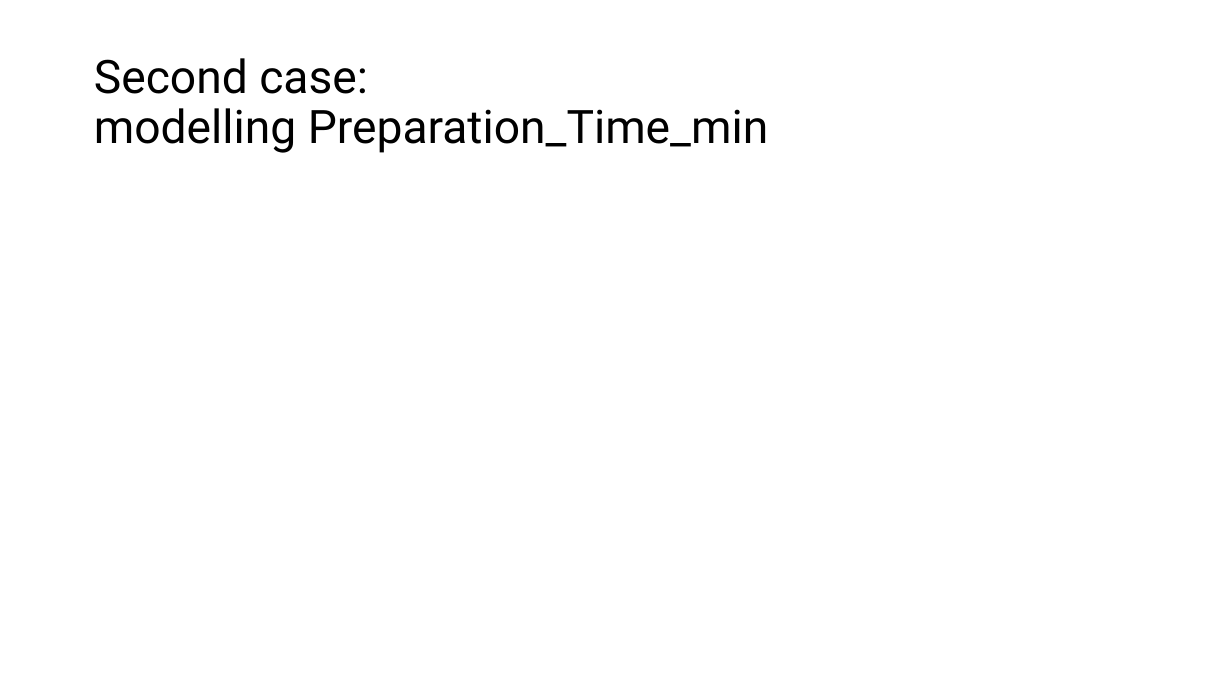
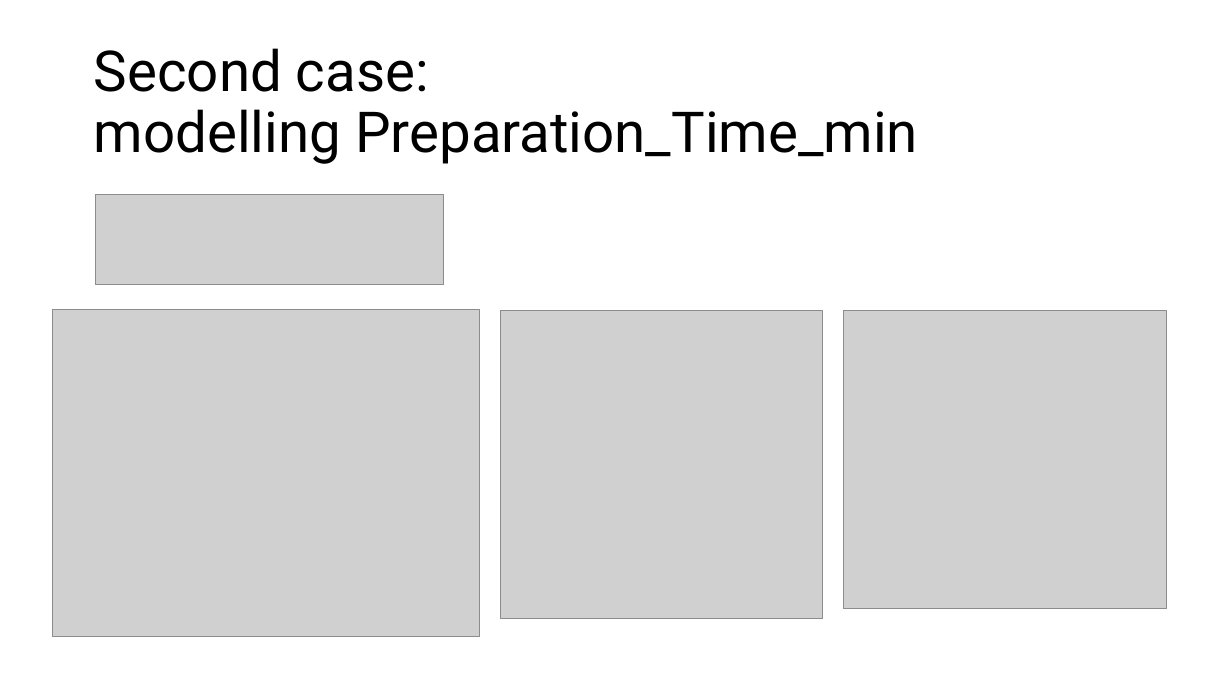
Before and after one commit to DanieleGotti/Food_Delivery_Time_Prediction, a slide deck: slide 9 of Presentazione_progetto.pptx. Drawn at 1232x693 pixels with LibreOffice and Linux fonts; fonts in the diff are those of the drawing; grey boxes stand for pictures. Boxes give left, top, right and bottom in pixels: in the first picture for what was removed or moved away, otherwise in the second. Text is boxed around its words. In the diff, an @@ line names an element or a change of style, - is before the commit and + after.

```diff
--- a/Presentazione_progetto.pptx
+++ b/Presentazione_progetto.pptx
@@ title "Second case: modelling Preparation_Time_min" at [94,48,918,164]: size 36 to 44 pt @@
@@ picture added at [95,195,444,285] @@
@@ picture added at [53,310,480,636] @@
@@ picture added at [500,311,823,617] @@
@@ picture added at [844,311,1167,609] @@
```
Also in this commit, not shown: 3 other slides changed, 4 slides added, 25 other files.
